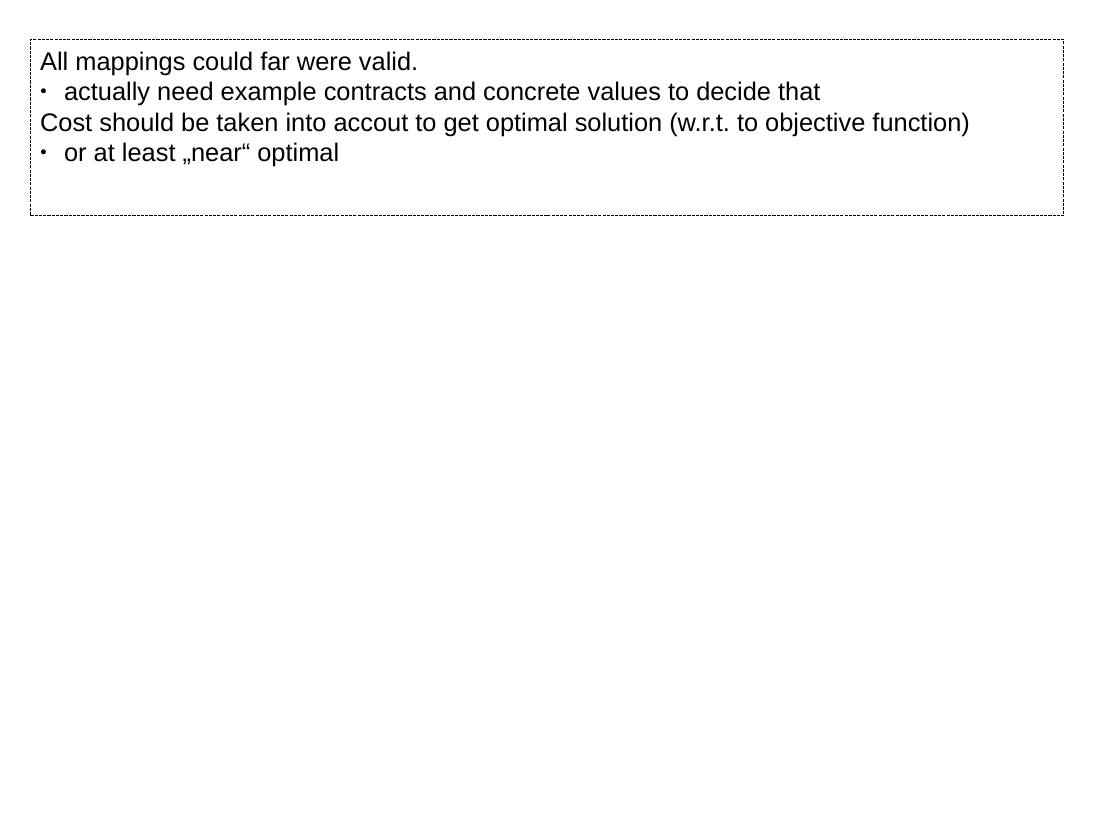
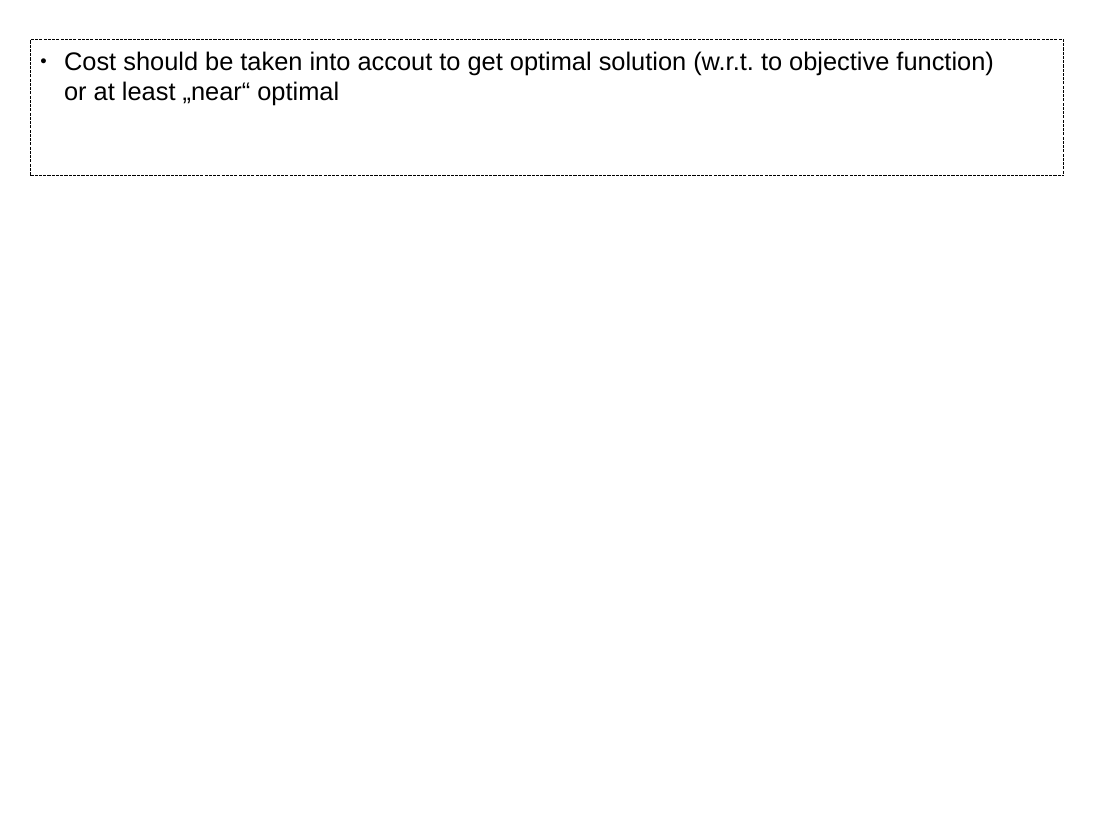
Before and after one commit to rene-schoene/racr-mquat, a slide deck: slide 8 of doc/the-problem.odp. Drawn at 1120x840 pixels with LibreOffice and Linux fonts; fonts in the diff are those of the drawing. Boxes give left, top, right and bottom in pixels: in the first picture for what was removed or moved away, otherwise in the second. Text is boxed around its words. In the diff, an @@ line names an element or a change of style, - is before the commit and + after.

Commit message:
Now with objective function and contracts.

```diff
--- a/doc/the-problem.odp
+++ b/doc/the-problem.odp
@@ rectangle "Cost should be taken into ...": place and size @@
-rectangle "Cost should be taken into ..." at [30,40,1065,215]
+rectangle "Cost should be taken into ..." at [30,40,1065,176]
@@ text in rectangle at [64,51,993,106]: text changed @@
-All mappings could far were valid.
-● actually need example contracts and concrete values to decide that
-Cost should be taken into accout to get optimal solution (w.r.t. to objective function)
-● or at least „near“ optimal
+● Cost should be taken into accout to get optimal solution (w.r.t. to objective function)
+  or at least „near“ optimal
```
Also in this commit, not shown: 6 slides added.
